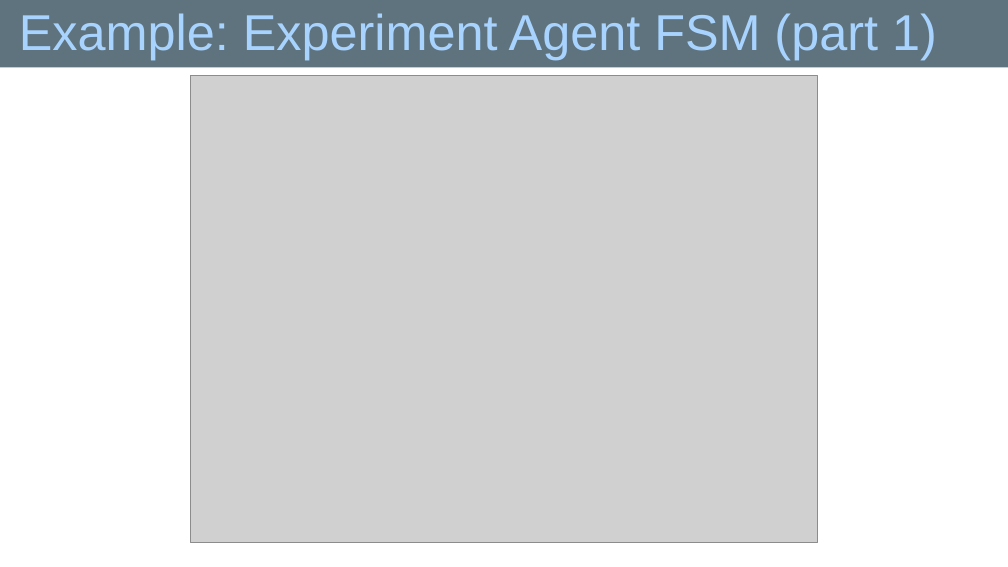
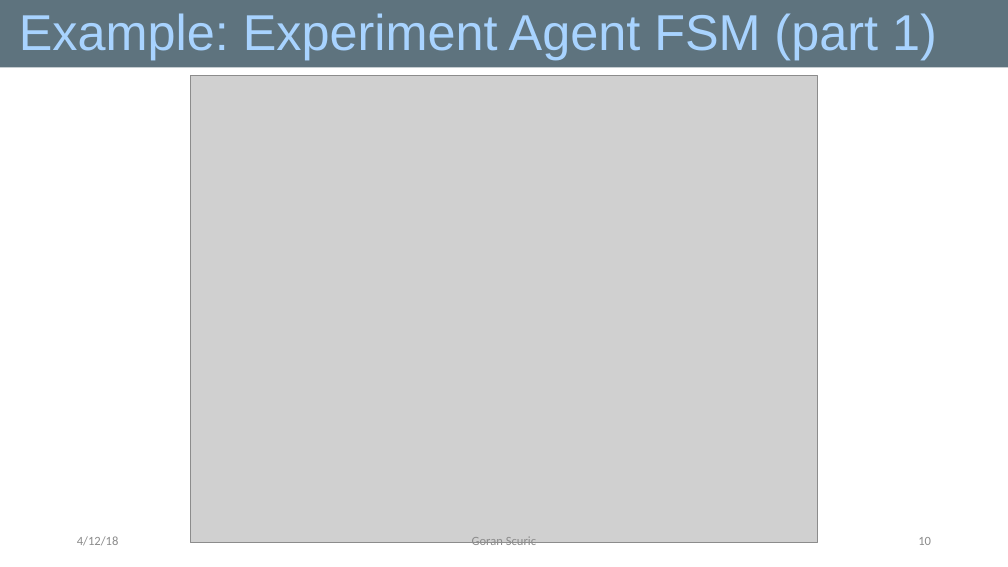
Before and after one commit to igismo/testbedGS, a slide deck: slide 10 of testbedGSArch.pptx. Drawn at 1008x567 pixels with LibreOffice and Linux fonts; fonts in the diff are those of the drawing; grey boxes stand for pictures; background and template pictures are left out. Boxes give left, top, right and bottom in pixels: in the first picture for what was removed or moved away, otherwise in the second. Text is boxed around its words. In the diff, an @@ line names an element or a change of style, - is before the commit and + after.

```diff
--- a/testbedGSArch.pptx
+++ b/testbedGSArch.pptx
@@ text added at bbox=[77, 536, 119, 546], 12 pt, text #8C8C8C @@
+4/12/18
@@ text added at bbox=[472, 537, 536, 549], 12 pt, text #8C8C8C @@
+Goran Scuric
@@ page number added at bbox=[918, 537, 931, 545], 12 pt, text #8C8C8C @@
+10
```
Also in this commit, not shown: 12 other slides changed.
